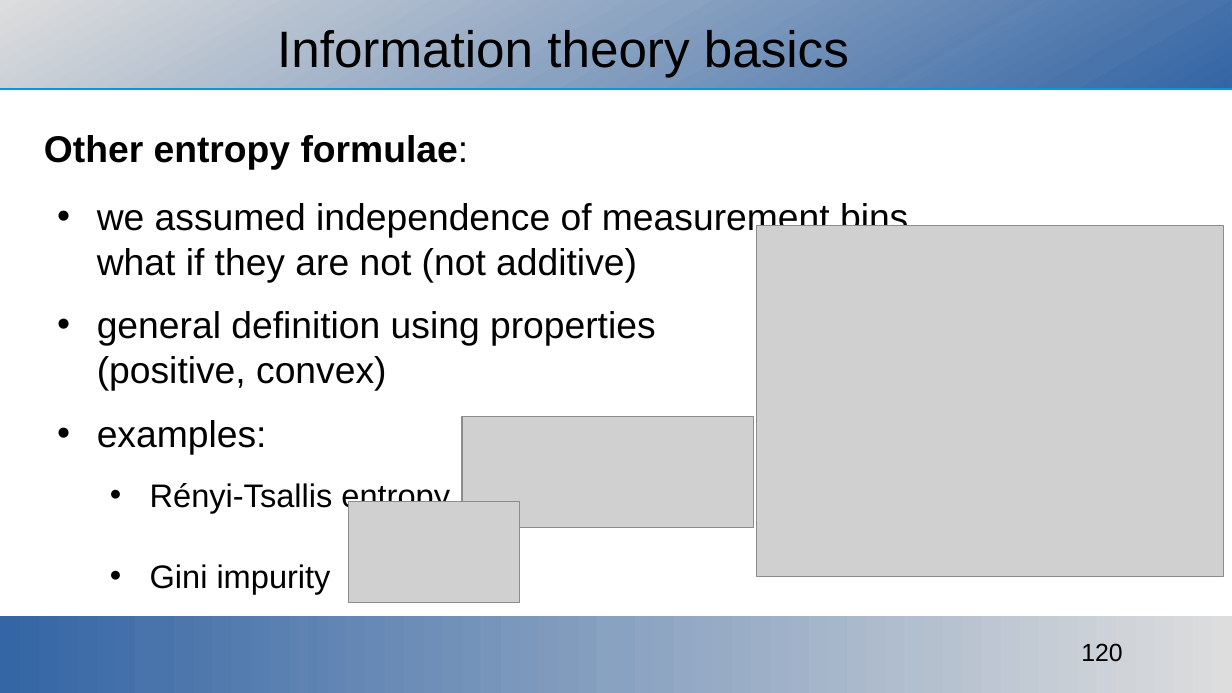
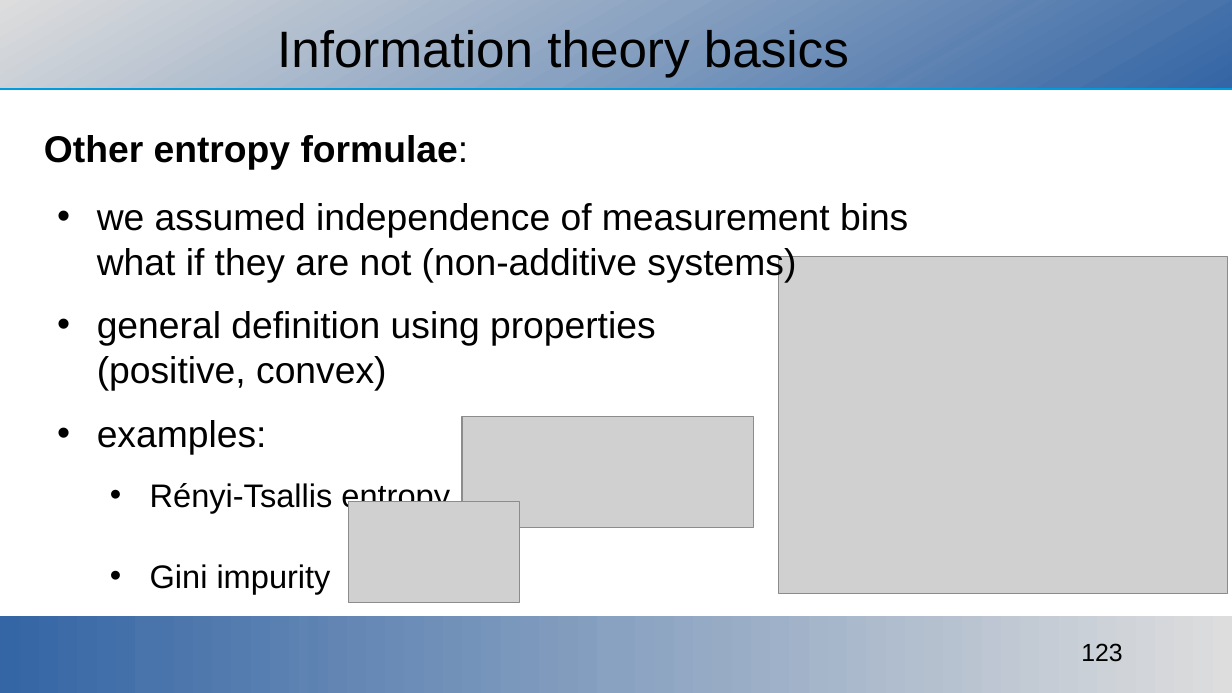
Before and after one commit to ajakovac/ML-in-Practice-I, a slide deck: slide 123 of ML in practice.odp (slide 120 before the commit). Drawn at 1232x693 pixels with LibreOffice and Linux fonts; fonts in the diff are those of the drawing; grey boxes stand for pictures; background and template pictures are left out. Boxes give left, top, right and bottom in pixels: in the first picture for what was removed or moved away, otherwise in the second. Text is boxed around its words. In the diff, an @@ line names an element or a change of style, - is before the commit and + after.

```diff
--- a/ML in practice.odp
+++ b/ML in practice.odp
@@ text at (97, 203, 908, 282): text changed @@
-• we assumed independence of measurement bins
-  what if they are not (not additive)
+• we assumed independence of measurement bins
+  what if they are not (non-additive systems)
@@ picture: place and size @@
-picture at (757, 226, 1224, 577)
+picture at (779, 257, 1229, 595)
@@ page number at (1081, 643, 1122, 662): text changed @@
-120
+123
```
Also in this commit, not shown: 8 other slides changed, 7 slides added, 1 slide removed, 3 other files.
